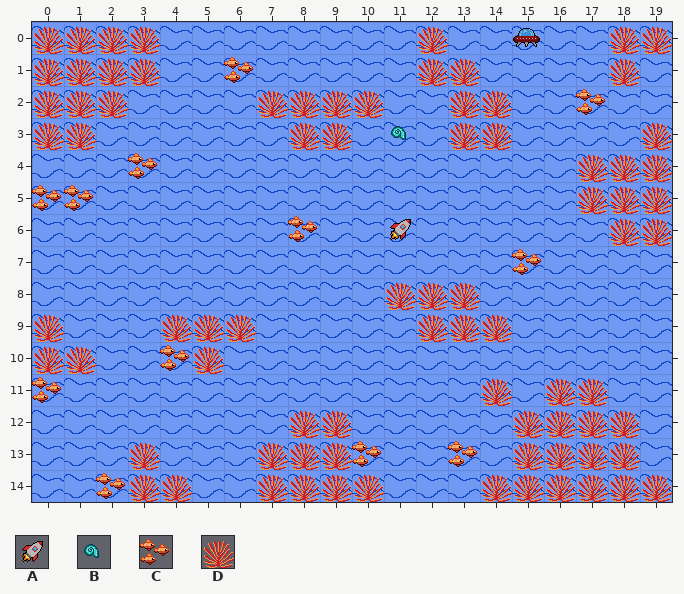
Tiled map (JSON): public/assets/maps/map-level-02.json. The first picture shows the starting point.
Cells are 32x32 px. Shown: x 0..19, y 0..14.
Key: from "tileset": A 3, B 13, C 14, D 16.
_ is an empty cell.
Objects are placed by their top-left corner, in cells (3,4 is the top-left corner of cell 3,4); size is 1x1 cell unless given.
Layers that did not change in this view are not listed.
Layer "Obstacles" before, first column x 0:
 0 DDDD________D_____DD
 1 DDDD__C_____DD____D_
 2 DDD____DDDD__DD__C__
 3 DD______DD___DD____D
 4 ___C_____________DDD
 5 CC_______________DDD
 6 __________________DD
 7 _______________C____
 8 ___________DDD______
 9 D___DDD_____DDD_____
10 DD__CD______________
11 C_____________D_DD__
12 ________DD_____DDDD_
13 ___D___DDDC__C_DDDD_
14 __CDD__DDDD___DDDDDD
Objects on layer "Items" before:
B "Flower" at 11,3
C "Mushroom" at 8,6
A "Flower" at 11,6
The same view after the edit:
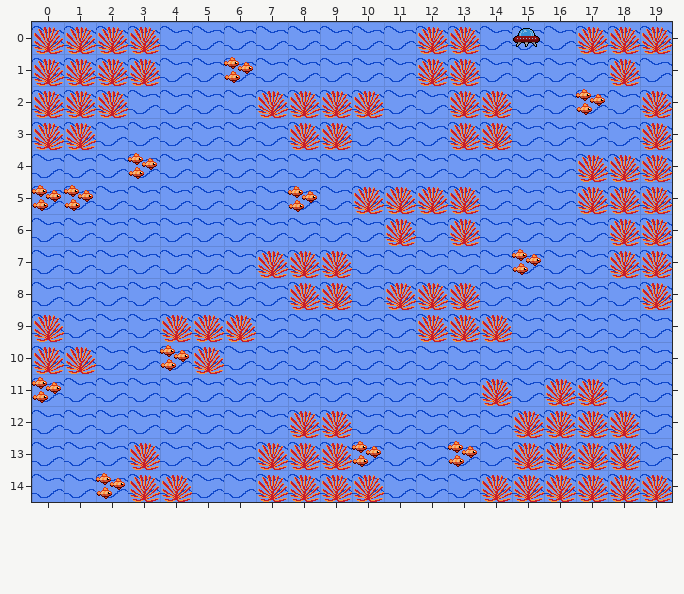
The edit:
Changed rows in their new state; . is an unchanged cell.
Layer "Obstacles":
first column x 7:
 0 ......D...D..
 2 ............D
 5 ...DDDD......
 6 ....D.D......
 7 DDD........DD
 8 .DD.........D
Layer "Items":
added: C "Fish" at 8,5
removed: B "Flower" at 11,3
removed: C "Mushroom" at 8,6
removed: A "Flower" at 11,6
Changed places in both pictures, as pixel boxes (x1, y1, x2, y2):
added: (450, 27, 480, 54)
added: (578, 27, 608, 54)
added: (642, 91, 672, 118)
removed: (391, 126, 406, 140)
changed: (354, 187, 480, 246)
changed: (258, 186, 352, 310)
added: (610, 251, 672, 310)
